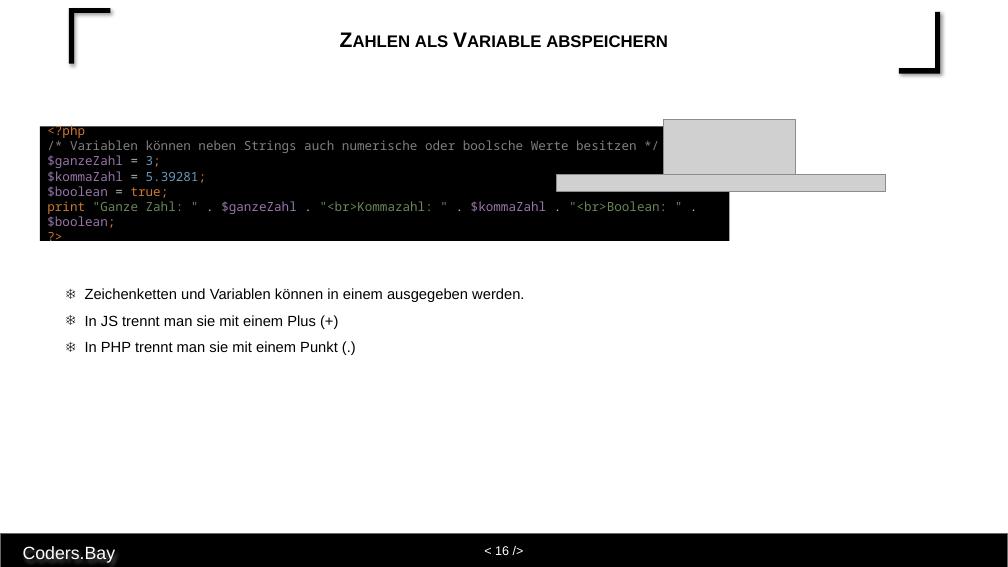
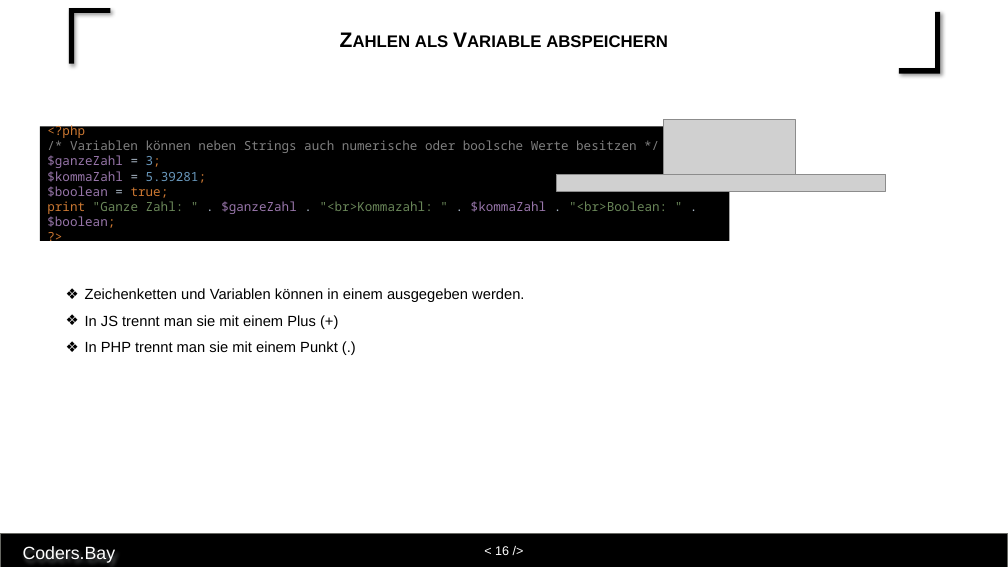
Before and after one commit to RebiRotti/cb-web-basic-unterlagen, a slide deck: slide 16 of Folien - Trainerleitfaden/Einheit 17 PHP.pptx. Drawn at 1008x567 pixels with LibreOffice and Linux fonts; fonts in the diff are those of the drawing; grey boxes stand for pictures. Boxes give left, top, right and bottom in pixels: in the first picture for what was removed or moved away, otherwise in the second. Text is boxed around its words. In the diff, an @@ line names an element or a change of style, - is before the commit and + after.

```diff
--- a/Folien - Trainerleitfaden/Einheit 17 PHP.pptx
+++ b/Folien - Trainerleitfaden/Einheit 17 PHP.pptx
@@ text "Zeichenketten und Variablen können in ..." at (85,288,524,352): bullet ❄ to ❖ @@
```
Also in this commit, not shown: 8 other slides changed, 56 other files.
